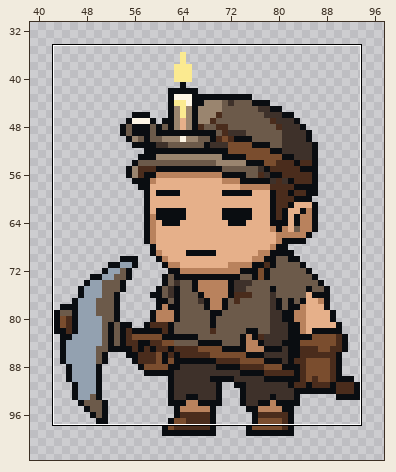
Two states of a pixel-art file, ArtSource/EnemyArtCohesion/Native/Miner_Idle-9cf4c96f86.aseprite. The picture above shows the old version from afar; the outline marks the close-up.
Close-up. First the earlier version:
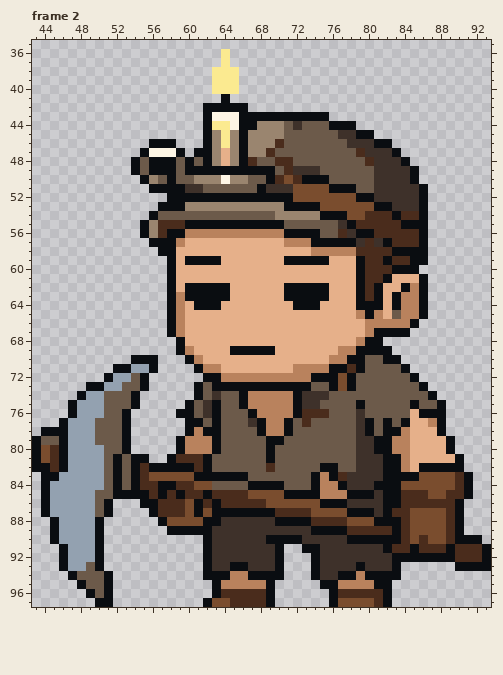
144x104 pixels, 9 frames. Shown: frame 2: x 43..93, y 35..97. The wide view leaves out empty margins. The commit also changed other frames or places, which this record leaves out.
The result:
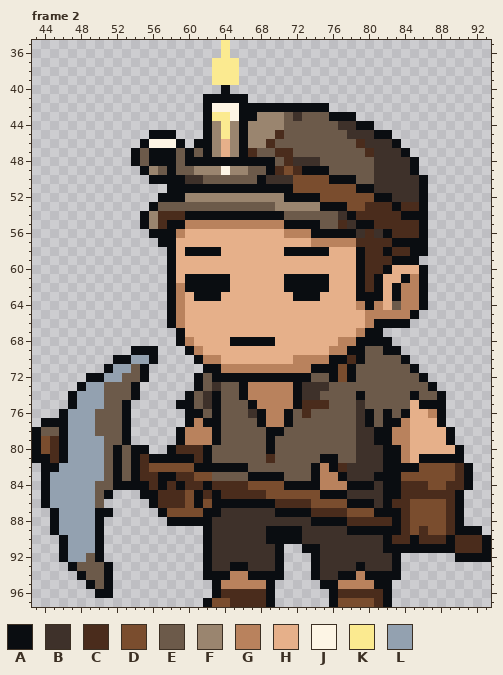
Palette (. is transparent): A #0a0d11  B #3e312a  C #4a2c1c  D #7a4d2e  E #6c5a4a  F #9a856f  G #b9825d  H #e6b08a  J #fdf5e5  K #fbea90  L #93a1b0
Commit message: Restore the original Miner idle and clean only frame two
What changed:
--- frame 2
@@ x 43..93 @@
-35 ...................................................
+35 .....................K.............................
 36 .....................K.............................
-37 .....................K.............................
+37 ....................KKK............................
 38 ....................KKK............................
 39 ....................KKK............................
-40 ....................KKK............................
-41 .....................A.............................
-42 ...................AAAAA...........................
-43 ...................AJJJAAAAAAAAAA..................
-44 ...................AKKJAAFFFEBEEEAAA...............
-45 ...................AFKFAFFFFEEEEEEBBAA.............
-46 .............AAA...AFKFAFFFCEEEEEEEBBBAA...........
-47 ............AJJJA.AAFHFAFFCEEEEEEEEECBBBA..........
-48 ...........AEAAAEAEAFHFACEECCEEEEEEEECBBBA.........
-49 ...........AEAAAEAAAAAAAAAAECBBBEEEEEEBBBBA........
-50 ............AFEAEEFFFJFFEEACDCAAAEEEEEBBBBA........
-51 .............AAAABBEEEEEEABBBDDDDAAAEEBBBBBA.......
-52 ...............AAAAAAAAAAAAAADDDDDDDAABBBBBA.......
-53 ..............AAAFFFFFFFFFFFAAAADDDDDDAABBBA.......
-54 .............AEEEEEEEEEEEEEFFFFFAAADDCCCACCA.......
-55 ............AFCCCAAAAAAAAAAAEEEEEEBACCCCCAAA.......
-56 ............AFCAAGGGGGGGGGGGAAAAEECBAACCCCCA.......
-57 .............AAAGHHHHHHHHHHHGGGAAAAABCBACCCA.......
-58 ..............AAHHHHHHHHHHHHHHHGGGGGCCCCAAAA.......
-59 ...............AHAAAAHHHHHHHAAAAAHHHACCACCAA.......
-60 ...............AHHHHHHHHHHHHHHHHHHHHACCCAAA........
-61 ...............AHHHHHHHHHHHHHHHHHHHHACCAHHHA.......
-62 ...............AHAAAAAHHHHHHAAAAAHHHACAHHAGA.......
-63 ...............AGAAAAAHHHHHHAAAAAHHHACAHAGGA.......
-64 ...............AGHAAAHHHHHHHHAAAHHHHAAAHAGGA.......
-65 ...............AGHHHHHHHHHHHHHHHHHHHGAGHEGGA.......
-66 ...............AGHHHHHHHHHHHHHHHHHHHHGGGGGA........
-67 ...............AGHHHHHHHHHHHHHHHHHHHHGAAAA.........
-68 ................AHHHHHHHHHHHHHHHHHHHGAA............
-69 ................AGHHHHAAAAAHHHHHHHGGAAAA...........
-70 ...........AAA...AGHHHHHHHHHHHHHHGGAAEEAA..........
-71 .........AALLA....AGGHHHHHHHHGGGGAACAEEEEA.........
-72 ........ALLEA......AAGGGGGGGGGGAAADAEEEEEEA........
-73 ......AALLEEA.....AEAAAAAAAAAAAEEADAEEEEEEEA.......
-74 .....ALLEEEA......AEBEEAGGGGGABBBEEEEEEEEEEEA......
-75 ....ALLLEEEA.....AEBAEEAGGGGGABBEEEEAEEEEEAEEA.....
-76 ....ALLLEEA.....AAEBAEEEAGGGGACCCEEEBEEEEEHAAA.....
-77 ...ALLLEEEA......AAEAEEEBAGGAECEEEEEBAEAEAHHGA.....
-78 .AAALLLEEEA......AGAAEEEEAGGAEEEEEEEBAEAAGHHHA.....
-79 AEEALLLEEEA.....AGGGAEEEEEAAEEEEEEEEBBAAGGHHHHA....
-80 ADCALLLLEEA.....AGGGAEEEEEAEEEEEEEEEBBAAGGHHHHA....
-81 ADCALLLLEAEAA..ACCCAEEEEEEAEEEEEEEEEBBBAAGHHHHHA...
-82 AACALLLLEAEACAAAAACAEEEEEECEEEEEAAEEBBBAAGHAAAAA...
-83 .AALLLLLEAEACDDDDDAAAAAAEEEEEEEAGACBBBBAAAADDDDCA..
-84 .ALLLLLLEAEACCAACCDDEEEEAAAAEEEAGGABBBAAADDDDDDCA..
-85 .ALLLLLEEAAAACACACCACCCCDDDDAAAAGGGAAABAACCCDDCCA..
-86 .ALLLLLEA...AACCCDACACCCCCDDDDDDAAABBBBAACCCCCCA...
-87 .ALLLLLEA....ACCCDADAAAAAAACCCCDDDDAAABACCDDDDCA...
-88 ..ALLLLA......ADDDDAABBBBBBAAAACCCCDDDAAACDDDDCA...
-89 ..ALLLLA.......AAAAABBBBBBBBBBBAAAACCCCCACDDDDCA...
-90 ..ALLLLA...........ABBBBBBAAAABBBBBAAAAAACDCDDCAAA.
-91 ...ALLLA...........ABBBBBBBA..AABBBBBBBACCACCCACCCA
-92 ...ALLLA...........ABBBBBBBA...ABBBBBBBBAAAAAAACCCA
-93 ...ALLEA...........ABBAABBBA...ABBBBABBBA......AAAA
-94 ....AEEEA..........AAAGGAAAA...ABBAAGAAAA..........
-95 .....AEEA...........AGGGGGA.....AAGGGGAA...........
-96 ......AEA...........ACCCCCA......ACCCCCA...........
-97 .......AA..........ADDCCCCA......ADDDDCA...........
+40 .....................A.............................
+41 ...................AAAAA...........................
+42 ...................AJJJAAAAAAAAAA..................
+43 ...................AKKJAAFFFEBEEEAAA...............
+44 ...................AFKFAFFFFEEEEEEBBAA.............
+45 .............AAA...AFKFAFFFCEEEEEEEBBBAA...........
+46 ............AJJJA.AAFHFAFFCEEEEEEEEECBBBA..........
+47 ...........AEAAAEAEAFHFACEECCEEEEEEEECBBBA.........
+48 ...........AEAAAEAAAAAAAAAAECBBBEEEEEEBBBBA........
+49 ............AFEAEEFFFJFFEEACDCAAAEEEEEBBBBA........
+50 .............AAAABBEEEEEEABBBDDDDAAAEEBBBBBA.......
+51 ...............AAAAAAAAAAAAAADDDDDDDAABBBBBA.......
+52 ..............AAAFFFFFFFFFFFAAAADDDDDDAABBBA.......
+53 .............AEEEEEEEEEEEEEFFFFFAAADDCCCACCA.......
+54 ............AFCCCAAAAAAAAAAAEEEEEEBACCCCCAAA.......
+55 ............AFCAAGGGGGGGGGGGAAAAEECBAACCCCCA.......
+56 .............AAAGHHHHHHHHHHHGGGAAAAABCBACCCA.......
+57 ..............AAHHHHHHHHHHHHHHHGGGGGCCCCAAAA.......
+58 ...............AHAAAAHHHHHHHAAAAAHHHACCACCAA.......
+59 ...............AHHHHHHHHHHHHHHHHHHHHACCCAAA........
+60 ...............AHHHHHHHHHHHHHHHHHHHHACCAHHHA.......
+61 ...............AHAAAAAHHHHHHAAAAAHHHACAHHAGA.......
+62 ...............AGAAAAAHHHHHHAAAAAHHHACAHAGGA.......
+63 ...............AGHAAAHHHHHHHHAAAHHHHAAAHAGGA.......
+64 ...............AGHHHHHHHHHHHHHHHHHHHGAGHEGGA.......
+65 ...............AGHHHHHHHHHHHHHHHHHHHHGGGGGA........
+66 ...............AGHHHHHHHHHHHHHHHHHHHHGAAAA.........
+67 ................AHHHHHHHHHHHHHHHHHHHGAA............
+68 ................AGHHHHAAAAAHHHHHHHGGAAAA...........
+69 ...........AAA...AGHHHHHHHHHHHHHHGGAAEEAA..........
+70 .........AALLA....AGGHHHHHHHHGGGGAACAEEEEA.........
+71 ........ALLEA......AAGGGGGGGGGGAAADAEEEEEEA........
+72 ......AALLEEA.....AEAAAAAAAAAAAEEADAEEEEEEEA.......
+73 .....ALLEEEA......AEBEEAGGGGGABBBEEEEEEEEEEEA......
+74 ....ALLLEEEA.....AEBAEEAGGGGGABBEEEEAEEEEEAEEA.....
+75 ....ALLLEEA.....AAEBAEEEAGGGGACCCEEEBEEEEEHAAA.....
+76 ...ALLLEEEA......AAEAEEEBAGGAECEEEEEBAEAEAHHGA.....
+77 .AAALLLEEEA......AGAAEEEEAGGAEEEEEEEBAEAAGHHHA.....
+78 AEEALLLEEEA.....AGGGAEEEEEAAEEEEEEEEBBAAGGHHHHA....
+79 ADCALLLLEEA.....AGGGAEEEEEAEEEEEEEEEBBAAGGHHHHA....
+80 ADCALLLLEAEAA..ACCCAEEEEEEAEEEEEEEEEBBBAAGHHHHHA...
+81 AACALLLLEAEACAAAAACAEEEEEECEEEEEAAEEBBBAAGHAAAAA...
+82 .AALLLLLEAEACDDDDDAAAAAAEEEEEEEAGACBBBBAAAADDDDCA..
+83 .ALLLLLLEAEACCAACCDDEEEEAAAAEEEAGGABBBAAADDDDDDCA..
+84 .ALLLLLEEAAAACACACCACCCCDDDDAAAAGGGAAABAACCCDDCCA..
+85 .ALLLLLEA...AACCCDACACCCCCDDDDDDAAABBBBAACCCCCCA...
+86 .ALLLLLE.....ACCCDADAAAAAAACCCCDDDDAAABACCDDDDCA...
+87 ..ALLLLAA.....ADDDDAABBBBBBAAAACCCCDDDAAACDDDDCA...
+88 ..ALLLLA.......AAAAABBBBBBBBBBBAAAACCCCCACDDDDCA...
+89 ..ALLLLA...........ABBBBBBAAAABBBBBAAAAAACDCDDCAAA.
+90 ...ALLLA...........ABBBBBBAAAABBBBBBBBBACCACCCACCCA
+91 ...ALLLA...........ABBBBBBBA..AABBBBBBBAAAAAAAACCCA
+92 ...ALLEA...........ABBBBBBBA...ABBBBBBBBA......AAAA
+93 ....AEEEA..........ABBAABBBA...ABBBBABBBA..........
+94 .....AEEA..........AAAGGAAAA...ABBAAGAAAA..........
+95 ......AEA...........AGGGGGA.....AAGGGGAA...........
+96 .......AA...........ACCCCCA......ACCCCCA...........
+97 ...................ADDCCCCA......ADDDDCA...........
Changed places in both close-ups, as pixel boxes (x1, y1, x2, y2):
changed: (32, 40, 491, 607)
